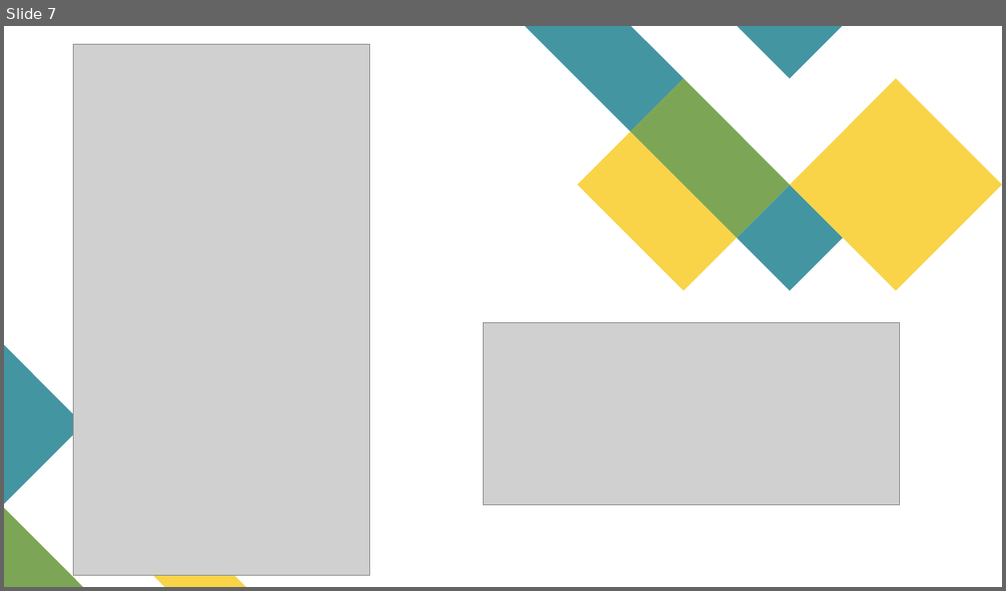
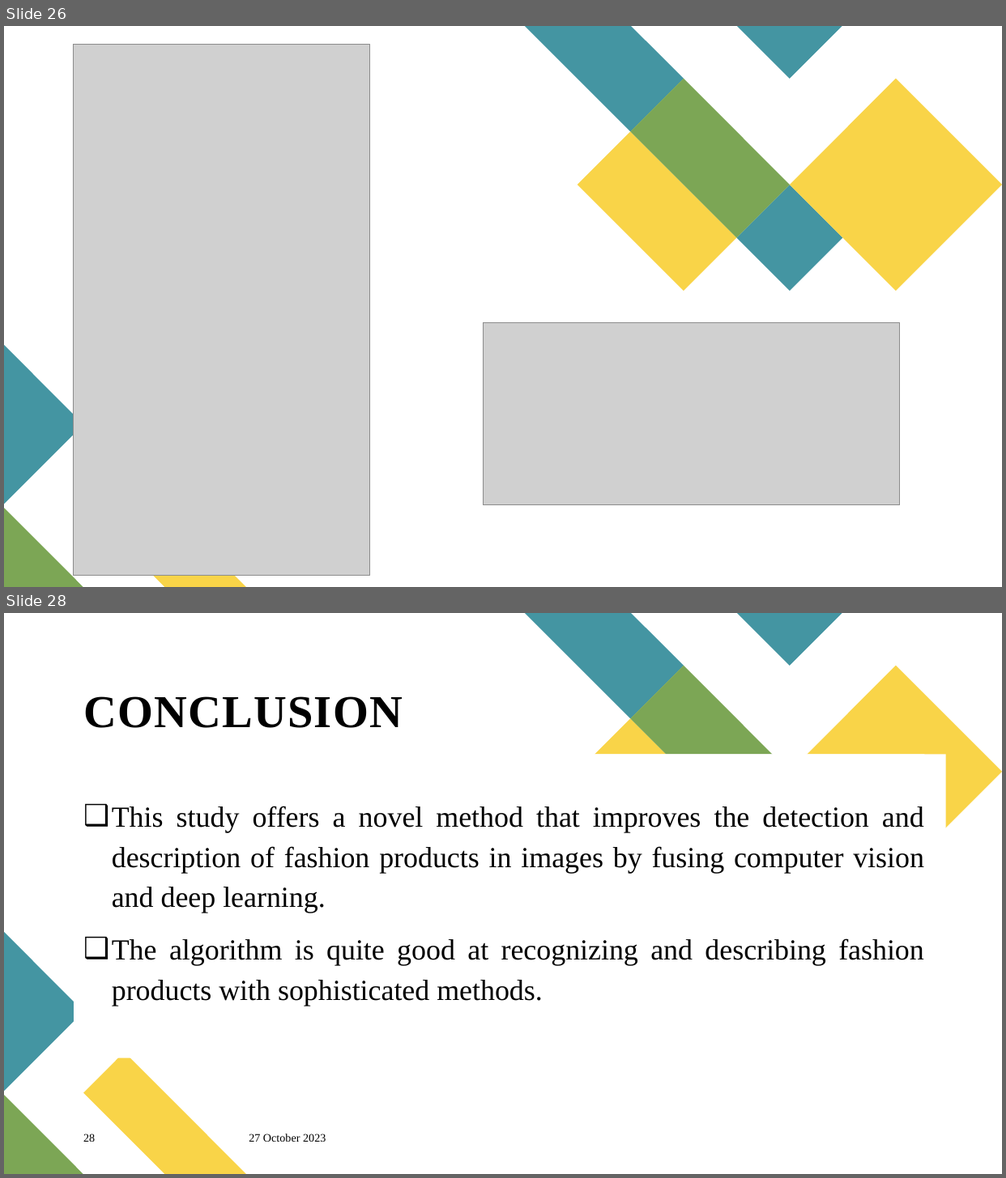
Before and after one commit to preethyannthomas/MiniProject_2024, a slide deck: Documents/Seminar.pptx. Shown one above the other, each under a label of ours: slide 7 before the commit, slides 26 and 28 after it; the slides between them are not shown. The pictures are 1006x591 and 1006x1178 pixels, drawn with LibreOffice and Linux fonts; fonts in the diff are those of the drawing; grey boxes stand for pictures. Boxes give left, top, right and bottom in pixels: in the first picture for what was removed or moved away, otherwise in the second. Text is boxed around its words. In the diff, an @@ line names an element or a change of style, - is before the commit and + after.

```diff
--- a/Documents/Seminar.pptx
+++ b/Documents/Seminar.pptx
@@ slide 28 added at [4, 613, 1002, 1174], background #FFFFFF; not listed: 8 template elements that a slide beside it also shows @@
@@ title added at [83, 696, 403, 728], 44 pt, text #000000, bold @@
+CONCLUSION
@@ rectangle added at [74, 755, 946, 1059], fill #FFFFFF @@
@@ text added at [112, 806, 924, 1006], 28 pt, text #000000 @@
+❑ This study offers a novel method that improves the detection and description of fashion products in images by fusing computer vision and deep learning.
+❑ The algorithm is quite good at recognizing and describing fashion products with sophisticated methods.
@@ page number added at [83, 1134, 95, 1142], 11 pt, text #000000 @@
+28
@@ text added at [249, 1134, 326, 1142], 11 pt, text #000000 @@
+27 October 2023
@@ what was slide 7 is now slide 26 @@
```
Also in this commit, not shown: 4 slides changed, 22 other slides added, 8 slides removed, 51 other files.
